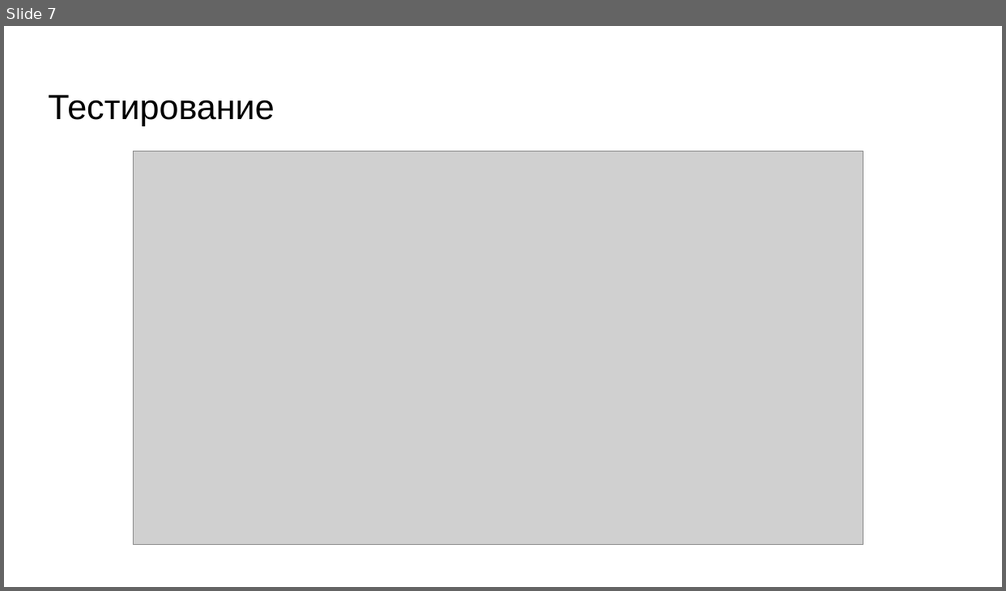
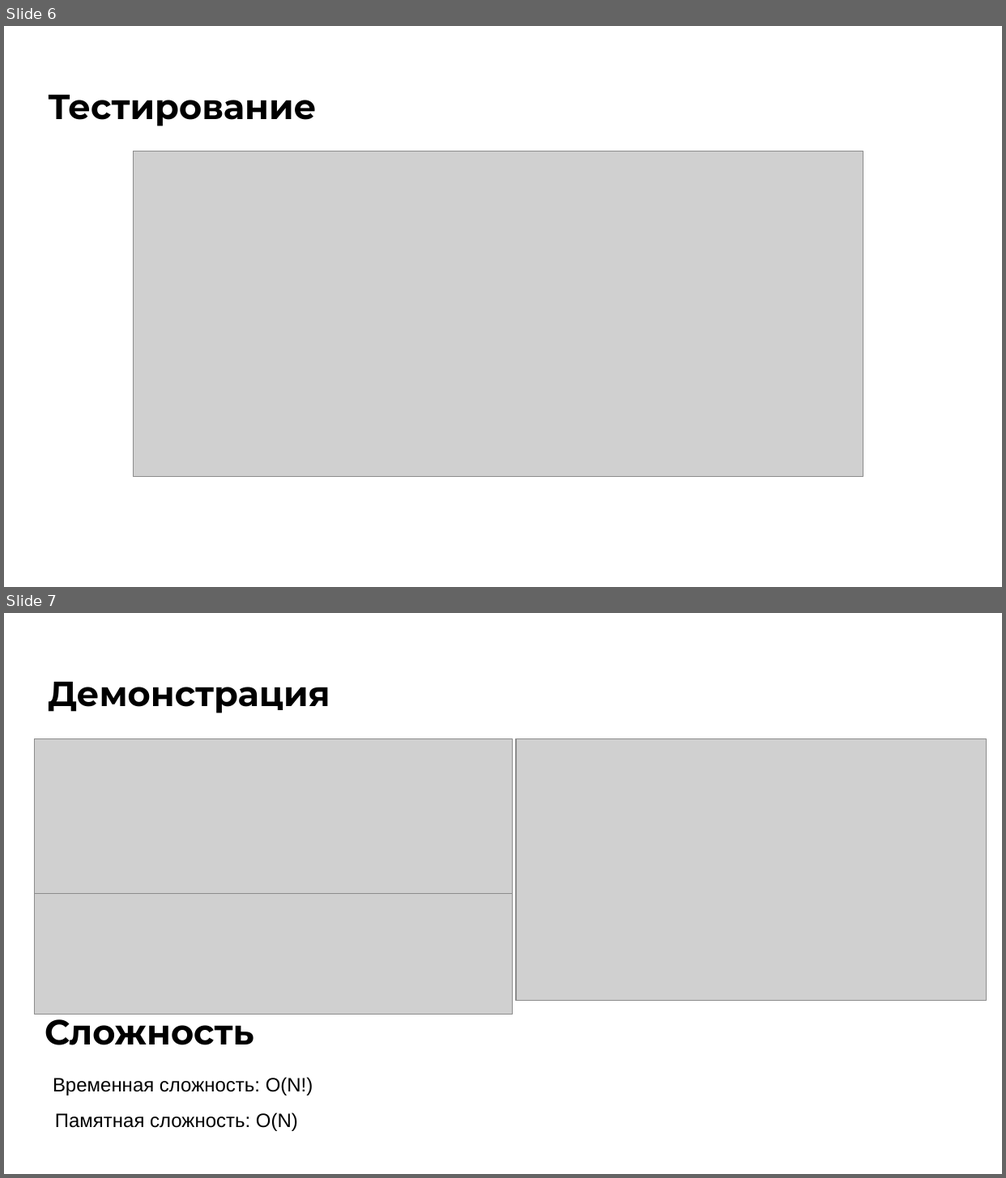
Before and after one commit to SaveliyShutov/IKM_ShutovSaveliy, a slide deck: Игра в слова.pptx. Shown one above the other, each under a label of ours: slide 7 before the commit, slides 6 and 7 after it. The pictures are 1006x591 and 1006x1178 pixels, drawn with LibreOffice and Linux fonts; fonts in the diff are those of the drawing; grey boxes stand for pictures. Boxes give left, top, right and bottom in pixels: in the first picture for what was removed or moved away, otherwise in the second. Text is boxed around its words. In the diff, an @@ line names an element or a change of style, - is before the commit and + after.

```diff
--- a/Игра в слова.pptx
+++ b/Игра в слова.pptx
@@ slide 7 added at (4,613,1002,1174), background #FFFFFF @@
@@ title added at (48,681,330,713), 25.2 pt, text #000000, bold @@
+Демонстрация
@@ picture added at (35,739,513,893) @@
@@ picture added at (516,739,986,1000) @@
@@ picture added at (35,893,513,1014) @@
@@ title added at (44,1010,254,1046), 25.2 pt, text #000000, bold @@
+Сложность
@@ text added at (53,1077,313,1096), 14 pt, text #000000 @@
+Временная сложность: O(N!)
@@ text added at (55,1113,298,1131), 14 pt, text #000000 @@
+Памятная сложность: O(N)
@@ what was slide 7 is now slide 6 @@
@@ slide 6 changed as well @@
@@ title "Тестирование" at (48,94,316,126): font Arial to Montserrat, bold on @@
@@ picture: place and size @@
-picture at (133,151,863,544)
+picture at (133,151,863,476)
```
Also in this commit, not shown: 2 other slides changed, 4 other slides added, 5 slides removed.
